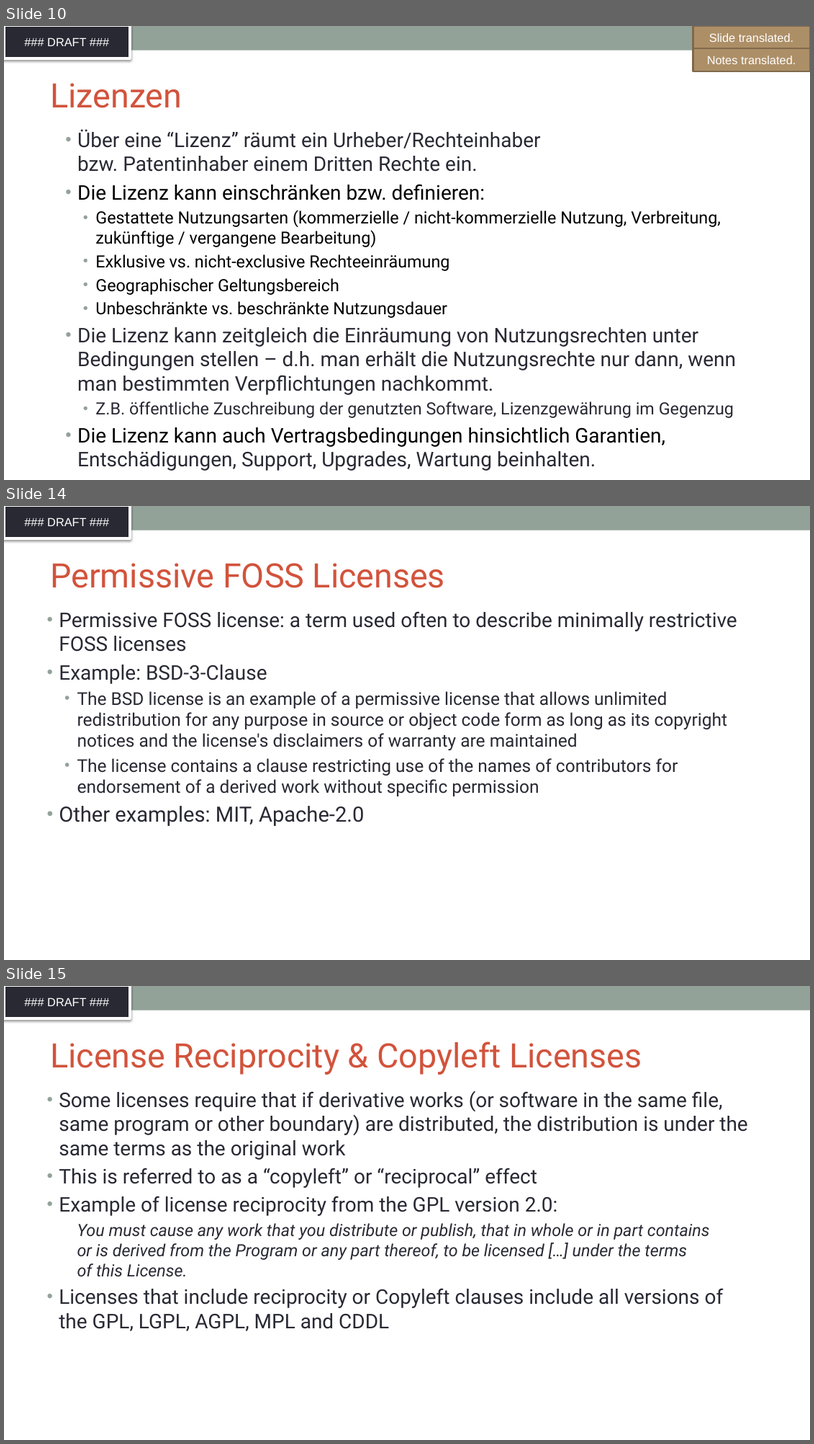
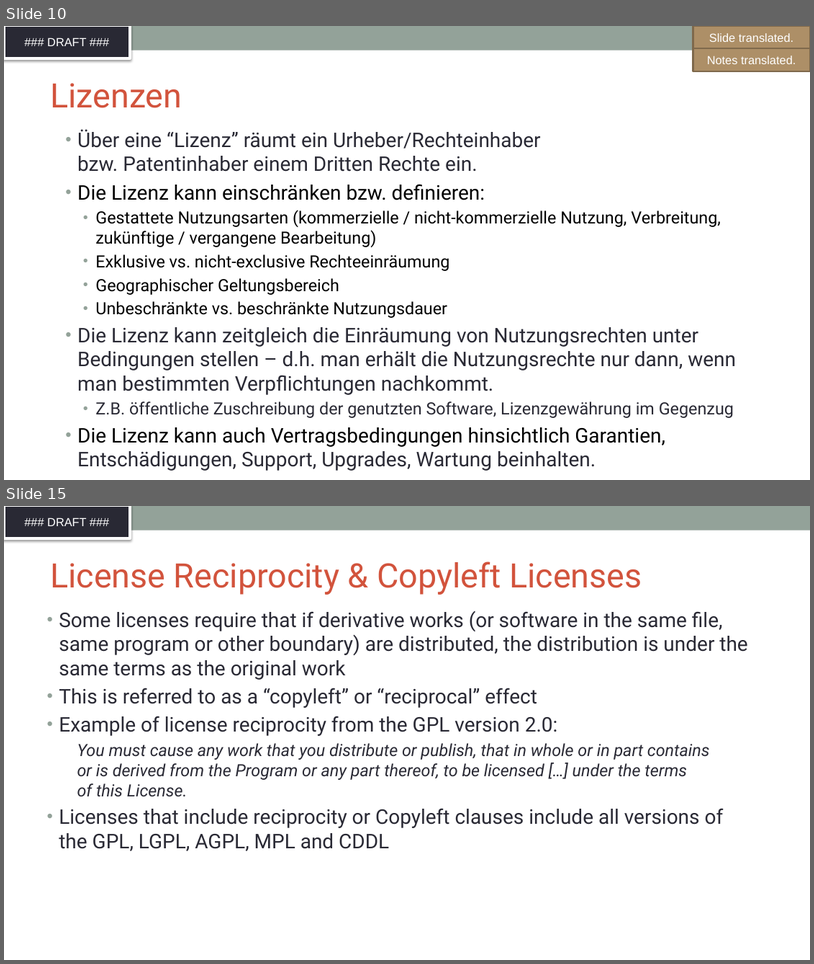
Before and after one commit to SThanheiser/curriculum, a slide deck: translation-DE/slides/DFT_openchain-curriculum-for-1-1_GER.pptx. Shown one above the other, each under a label of ours: slides 10, 14 and 15 before the commit, slides 10 and 15 after it; the slides between them are not shown. The pictures are 814x1444 and 814x964 pixels, drawn with LibreOffice and Linux fonts; fonts in the diff are those of the drawing; background and template pictures are left out. Boxes give left, top, right and bottom in pixels: in the first picture for what was removed or moved away, otherwise in the second. Text is boxed around its words. In the diff, an @@ line names an element or a change of style, - is before the commit and + after.

Commit message:
added translation for slides 11-14

```diff
--- a/translation-DE/slides/DFT_openchain-curriculum-for-1-1_GER.pptx
+++ b/translation-DE/slides/DFT_openchain-curriculum-for-1-1_GER.pptx
@@ slide 14 removed at box(4, 506, 810, 960), background #FFFFFF; not listed: 2 template elements that a slide beside it also shows @@
@@ title removed at box(50, 563, 445, 588) @@
-Permissive FOSS Licenses
@@ text removed at box(59, 611, 738, 826) @@
-• Permissive FOSS license: a term used often to describe minimally restrictive FOSS licenses
-• Example: BSD-3-Clause
-  • The BSD license is an example of a permissive license that allows unlimited redistribution for any purpose in source or object code form as long as its copyright notices and the license's disclaimers of warranty are maintained
-  • The license contains a clause restricting use of the names of contributors for endorsement of a derived work without specific permission
-• Other examples: MIT, Apache-2.0
```
Also in this commit, not shown: 1 slide changed, 4 slides added, 3 other slides removed.
